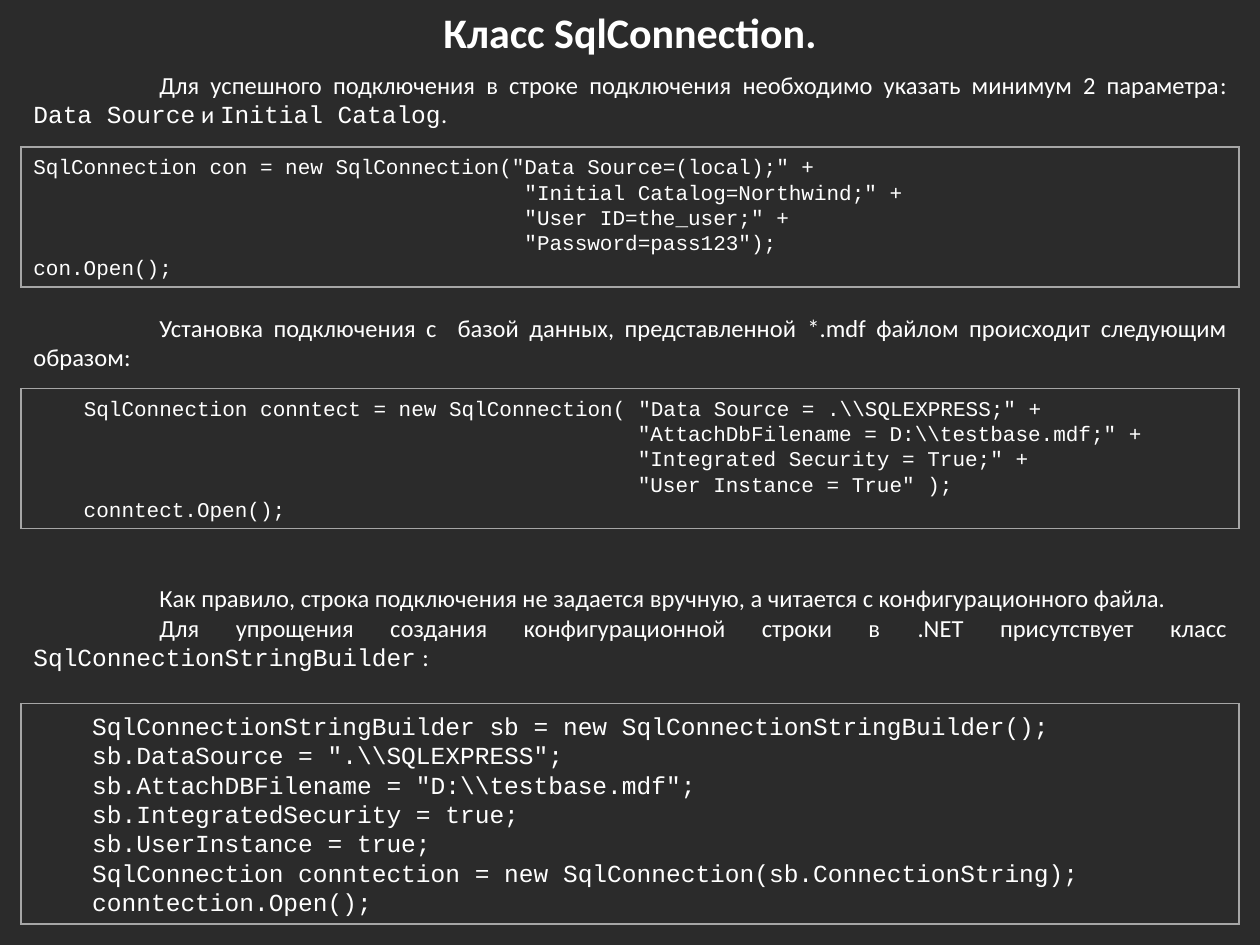
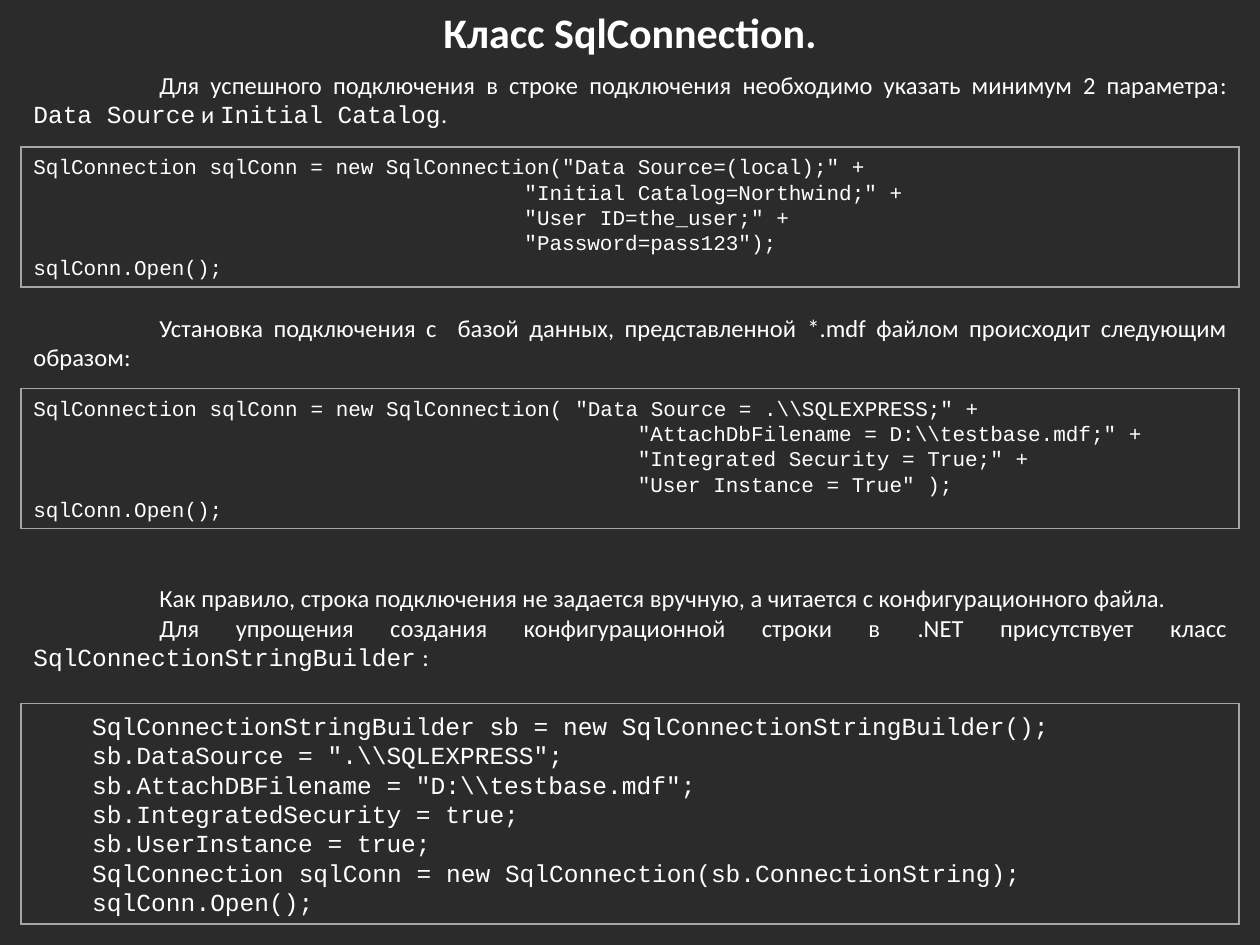
Before and after one commit to bazile/Training, a slide deck: slide 21 of Presentation/lesson-10-adonet.pptx. Drawn at 1260x945 pixels with LibreOffice and Linux fonts; fonts in the diff are those of the drawing; background and template pictures are left out; a plain dark background stands for a picture behind light text. Boxes give left, top, right and bottom in pixels: in the first picture for what was removed or moved away, otherwise in the second. Text is boxed around its words. In the diff, an @@ line names an element or a change of style, - is before the commit and + after.

```diff
--- a/Presentation/lesson-10-adonet.pptx
+++ b/Presentation/lesson-10-adonet.pptx
@@ text in rectangle at (33, 159, 839, 179): text changed @@
-SqlConnection con = new SqlConnection("Data Source=(local);" +
+SqlConnection sqlConn = new SqlConnection("Data Source=(local);" +
@@ text in rectangle at (33, 260, 222, 280): text changed @@
-con.Open();
+sqlConn.Open();
@@ text in rectangle at (33, 401, 953, 421): text changed @@
-SqlConnection conntect = new SqlConnection( "Data Source = .\\SQLEXPRESS;" +
+SqlConnection sqlConn = new SqlConnection( "Data Source = .\\SQLEXPRESS;" +
@@ text in rectangle at (33, 502, 222, 522): text changed @@
-conntect.Open();
+sqlConn.Open();
@@ text in rectangle at (92, 864, 1020, 916): text changed @@
-SqlConnection conntection = new SqlConnection(sb.ConnectionString);
-conntection.Open();
+SqlConnection sqlConn = new SqlConnection(sb.ConnectionString);
+sqlConn.Open();
```
Also in this commit, not shown: 9 other slides changed.
